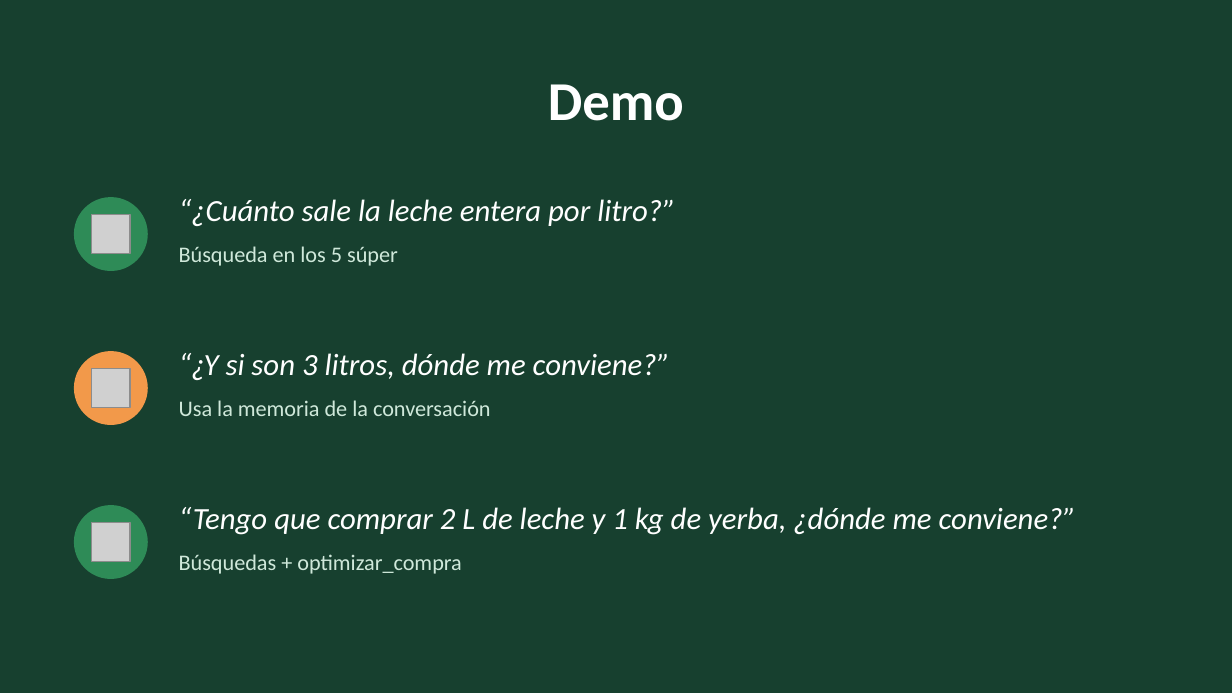
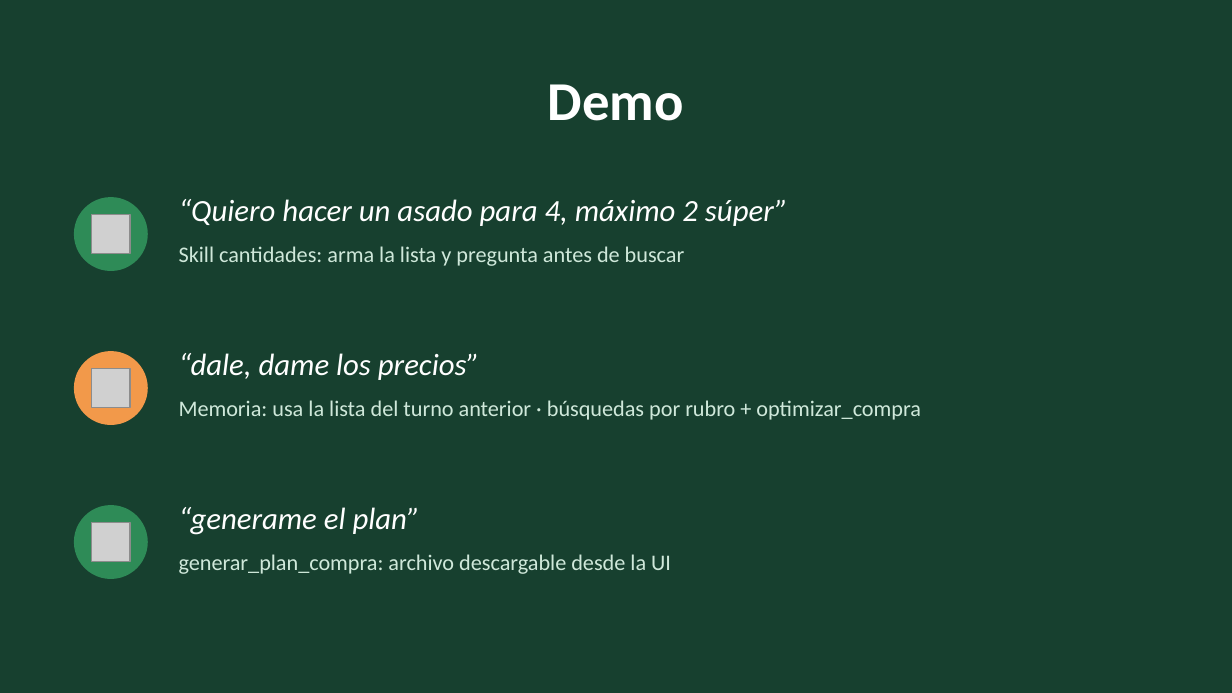
Before and after one commit to cuellojoaquinn/agente-de-supermercado, a slide deck: slide 17 of presentacion/super-agente.pptx (slide 13 before the commit). Drawn at 1232x693 pixels with LibreOffice and Linux fonts; fonts in the diff are those of the drawing; grey boxes stand for pictures. Boxes give left, top, right and bottom in pixels: in the first picture for what was removed or moved away, otherwise in the second. Text is boxed around its words. In the diff, an @@ line names an element or a change of style, - is before the commit and + after.

```diff
--- a/presentacion/super-agente.pptx
+++ b/presentacion/super-agente.pptx
@@ text at [179,199,788,226]: text changed @@
-“¿Cuánto sale la leche entera por litro?”
+“Quiero hacer un asado para 4, máximo 2 súper”
@@ text at [179,246,685,266]: text changed @@
-Búsqueda en los 5 súper
+Skill cantidades: arma la lista y pregunta antes de buscar
@@ text at [179,353,480,380]: text changed @@
-“¿Y si son 3 litros, dónde me conviene?”
+“dale, dame los precios”
@@ text at [179,400,921,420]: text changed @@
-Usa la memoria de la conversación
+Memoria: usa la lista del turno anterior · búsquedas por rubro + optimizar_compra
@@ text at [179,507,420,535]: text changed @@
-“Tengo que comprar 2 L de leche y 1 kg de yerba, ¿dónde me conviene?”
+“generame el plan”
@@ text at [179,554,671,574]: text changed @@
-Búsquedas + optimizar_compra
+generar_plan_compra: archivo descargable desde la UI
```
Also in this commit, not shown: 8 other slides changed, 4 slides added, 1 other file.
